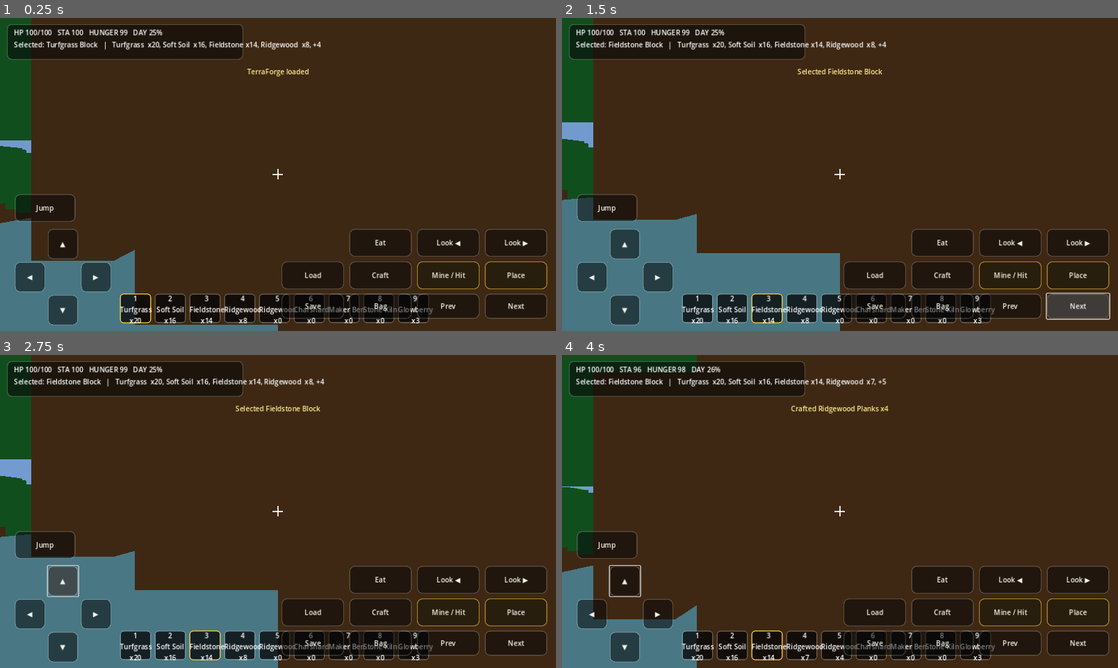
Above: before the commit, frames 1-4 (two rows, left to right).
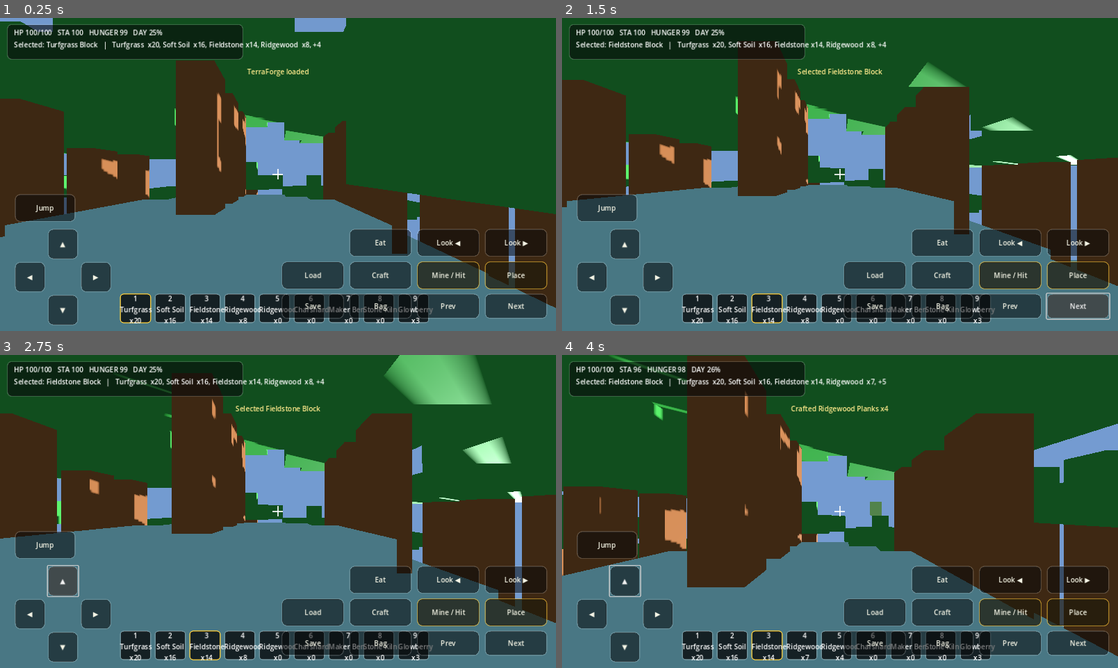
Above: after the commit, the same moments.

Repository: krishbanker1/krishbanker-godotgamedemo
Game: Godot game, scene res://scenes/main.tscn
Two runs of this game, one before a commit and one after it. Both use one fixed random seed, a clock stepped at 60 frames per second and the inputs below.
Inputs (mouse positions are in pixels of both pictures, inside the frame that each line leads up to):
- Up to frame 1 (0.25 s): no input
- Up to frame 2 (1.5 s): click (1079, 305) at 0.5 s, where only the run after the commit has a clickable "Next"; click (1079, 305) at 1.25 s, where only the run after the commit has a clickable "Next"
- Up to frame 3 (2.75 s): click (61, 580) at 2 s, where only the run after the commit has a clickable "▲"
- Up to frame 4 (4 s): tap Enter at 2.75 s; move the mouse to (867, 511) at 2.77 s; hold W from 2.78 s (still down); tap Tab at 2.85 s; click (867, 511) at 2.92 s; tap Space at 3.02, 3.77 s; move the mouse to (812, 511) at 3.52 s; tap C at 3.6 s

The runs differ from the first frame. In frame 1, 68% of the frame differs, in the area x 0-100%, y 0-100%; in frame 2, 55%; in frame 3, 56%; in frame 4, 54%.
Error in both runs: Invalid assignment of property or key 'text' with value of type 'String' on a base object of type 'Nil'. (res://scripts/hud.gd:229)

Commit message:
Fix mobile chunk loading and spawn terrain rendering

Diff:
--- a/scripts/world.gd
+++ b/scripts/world.gd
@@ -3,11 +3,11 @@
 
 const BLOCK_SIZE := 1.0
 const CHUNK_SIZE := 8
-const MAX_HEIGHT := 10
+const MAX_HEIGHT := 9
 const WORLD_FLOOR := 0
-const LOAD_RADIUS_CHUNKS := 3
-const UNLOAD_RADIUS_CHUNKS := 4
-const CHUNK_CHECK_INTERVAL := 0.5
+const LOAD_RADIUS_CHUNKS := 1
+const UNLOAD_RADIUS_CHUNKS := 2
+const CHUNK_CHECK_INTERVAL := 0.35
 
 var blocks: Dictionary = {}
 var block_ids: Dictionary = {}
@@ -17,14 +17,16 @@
 var loaded_chunks: Dictionary = {}
 var chunk_nodes: Dictionary = {}
 var player_ref: Node3D = null
-var chunk_check_timer := 0.0
-var current_center_chunk := Vector2i(999999, 999999)
+var chunk_check_timer: float = 0.0
+var current_center_chunk: Vector2i = Vector2i(999999, 999999)
+var bonus_spawned: bool = false
 
 func _ready() -> void:
 	add_to_group("voxel_world")
 	_create_materials()
 	player_ref = get_node_or_null("../Player") as Node3D
 	_update_chunks(true)
+	_position_player_safely()
 
 func _process(delta: float) -> void:
 	chunk_check_timer -= delta
@@ -33,71 +35,85 @@
 		_update_chunks(false)
 
 func _create_materials() -> void:
-	for block_id in GameRegistry.BLOCKS.keys():
+	for raw_id in GameRegistry.BLOCKS.keys():
+		var block_id: String = str(raw_id)
 		if block_id == GameRegistry.AIR:
 			continue
-		materials[block_id] = _make_material(GameRegistry.block_color(str(block_id)))
+		materials[block_id] = _make_material(GameRegistry.block_color(block_id))
 
 func _make_material(color: Color) -> StandardMaterial3D:
-	var material := StandardMaterial3D.new()
+	var material: StandardMaterial3D = StandardMaterial3D.new()
 	material.albedo_color = color
-	material.roughness = 0.9
+	material.roughness = 0.82
 	return material
+
+func _position_player_safely() -> void:
+	if player_ref == null:
+		return
+	var sx: int = 8
+	var sz: int = 8
+	var height: int = int(height_map.get(Vector2i(sx, sz), 6))
+	if player_ref.global_position.y < float(height + 2):
+		player_ref.global_position = Vector3(float(sx) + 0.5, float(height) + 2.0, float(sz) + 0.5)
 
 func _player_chunk_coord() -> Vector2i:
 	if player_ref == null:
 		return Vector2i.ZERO
-	var bx := floori(player_ref.global_position.x / BLOCK_SIZE)
-	var bz := floori(player_ref.global_position.z / BLOCK_SIZE)
+	var bx: int = floori(player_ref.global_position.x / BLOCK_SIZE)
+	var bz: int = floori(player_ref.global_position.z / BLOCK_SIZE)
 	return Vector2i(floori(float(bx) / float(CHUNK_SIZE)), floori(float(bz) / float(CHUNK_SIZE)))
 
 func _update_chunks(force: bool) -> void:
 	if player_ref == null:
 		player_ref = get_node_or_null("../Player") as Node3D
-	var center := _player_chunk_coord()
+	var center: Vector2i = _player_chunk_coord()
 	if not force and center == current_center_chunk:
 		return
 	current_center_chunk = center
 
 	for cx in range(center.x - LOAD_RADIUS_CHUNKS, center.x + LOAD_RADIUS_CHUNKS + 1):
 		for cz in range(center.y - LOAD_RADIUS_CHUNKS, center.y + LOAD_RADIUS_CHUNKS + 1):
-			var coord := Vector2i(cx, cz)
+			var coord: Vector2i = Vector2i(cx, cz)
 			if not loaded_chunks.has(coord):
 				_generate_chunk(coord)
 
 	var to_unload: Array[Vector2i] = []
-	for coord in loaded_chunks.keys():
-		var dist := max(abs(coord.x - center.x), abs(coord.y - center.y))
+	for raw_coord in loaded_chunks.keys():
+		var chunk_coord: Vector2i = raw_coord
+		var dist: int = max(abs(chunk_coord.x - center.x), abs(chunk_coord.y - center.y))
 		if dist > UNLOAD_RADIUS_CHUNKS:
-			to_unload.append(coord)
-	for coord in to_unload:
-		_unload_chunk(coord)
+			to_unload.append(chunk_coord)
+	for chunk_coord in to_unload:
+		_unload_chunk(chunk_coord)
 
 func _generate_chunk(coord: Vector2i) -> void:
 	loaded_chunks[coord] = true
 	var block_list: Array[Vector3i] = []
-	var origin_x := coord.x * CHUNK_SIZE
-	var origin_z := coord.y * CHUNK_SIZE
+	var origin_x: int = coord.x * CHUNK_SIZE
+	var origin_z: int = coord.y * CHUNK_SIZE
 
 	for lx in range(CHUNK_SIZE):
 		for lz in range(CHUNK_SIZE):
-			var x := origin_x + lx
-			var z := origin_z + lz
-			var biome_id := GameRegistry.biome_at(x, z)
-			var height := _height_for_column(x, z, biome_id)
+			var x: int = origin_x + lx
+			var z: int = origin_z + lz
+			var biome_id: String = GameRegistry.biome_at(x, z)
+			var height: int = _height_for_column(x, z, biome_id)
 			height_map[Vector2i(x, z)] = height
 			for y in range(height):
-				var placed := set_block(Vector3i(x, y, z), _block_for_depth(x, y, z, height, biome_id))
+				var pos: Vector3i = Vector3i(x, y, z)
+				var placed: bool = set_block(pos, _block_for_depth(x, y, z, height, biome_id))
 				if placed:
-					block_list.append(Vector3i(x, y, z))
-
-	var tree_blocks := _generate_trees_in_chunk(coord, origin_x, origin_z)
+					block_list.append(pos)
+
+	var tree_blocks: Array[Vector3i] = _generate_trees_in_chunk(origin_x, origin_z)
 	block_list.append_array(tree_blocks)
 
 	if coord == Vector2i.ZERO:
-		var marker_blocks := _spawn_marker_blocks()
+		var marker_blocks: Array[Vector3i] = _spawn_marker_blocks()
 		block_list.append_array(marker_blocks)
-		_spawn_bonus_items()
+		if not bonus_spawned:
+			bonus_spawned = true
+			_spawn_bonus_items()
 
 	chunk_nodes[coord] = block_list
 
@@ -106,14 +122,15 @@
 		loaded_chunks.erase(coord)
 		return
 	var block_list: Array = chunk_nodes[coord]
-	for block_position in block_list:
+	for raw_position in block_list:
+		var block_position: Vector3i = raw_position
 		remove_block(block_position)
 	chunk_nodes.erase(coord)
 	loaded_chunks.erase(coord)
 
 func _height_for_column(x: int, z: int, biome_id: String) -> int:
-	var wave := sin(float(x) * 0.31) + cos(float(z) * 0.27) + sin(float(x + z) * 0.14) + cos(float(x - z) * 0.10)
-	var base_height := 4 + int(round(wave * 1.35))
+	var wave: float = sin(float(x) * 0.31) + cos(float(z) * 0.27) + sin(float(x + z) * 0.14) + cos(float(x - z) * 0.10)
+	var base_height: int = 4 + int(round(wave * 1.25))
 	if biome_id == "dunes":
 		base_height -= 1
 	elif biome_id == "frostvale":
@@ -127,7 +144,7 @@
 		return GameRegistry.biome_surface(biome_id)
 	if y >= height - 3:
 		return GameRegistry.biome_subsoil(biome_id)
-	var ore := _ore_for_depth(x, y, z)
+	var ore: String = _ore_for_depth(x, y, z)
 	if ore != "":
 		return ore
 	if y <= 1:
@@ -135,7 +152,7 @@
 	return "stone"
 
 func _ore_for_depth(x: int, y: int, z: int) -> String:
-	var roll := int(abs(sin(float(x * 19 + z * 31 + y * 47)) * 10000.0)) % 100
+	var roll: int = int(abs(sin(float(x * 19 + z * 31 + y * 47)) * 10000.0)) % 100
 	if y <= 3 and roll < 9:
 		return "charshard_ore"
 	if y <= 3 and roll >= 9 and roll < 15:
@@ -150,39 +167,39 @@
 		return "voidstone_ore"
 	return ""
 
-func _generate_trees_in_chunk(coord: Vector2i, origin_x: int, origin_z: int) -> Array[Vector3i]:
+func _generate_trees_in_chunk(origin_x: int, origin_z: int) -> Array[Vector3i]:
 	var placed: Array[Vector3i] = []
 	for lx in range(CHUNK_SIZE):
 		for lz in range(CHUNK_SIZE):
-			var x := origin_x + lx
-			var z := origin_z + lz
-			var column := Vector2i(x, z)
+			var x: int = origin_x + lx
+			var z: int = origin_z + lz
+			var column: Vector2i = Vector2i(x, z)
 			if not height_map.has(column):
 				continue
-			var biome_id := GameRegistry.biome_at(x, z)
+			var biome_id: String = GameRegistry.biome_at(x, z)
 			if not GameRegistry.biome_allows_trees(biome_id):
 				continue
-			if int(abs(sin(float(x * 71 + z * 97)) * 1000.0)) % 15 != 0:
+			if int(abs(sin(float(x * 71 + z * 97)) * 1000.0)) % 13 != 0:
 				continue
-			var ground_y := int(height_map[column])
+			var ground_y: int = int(height_map[column])
 			for trunk_y in range(ground_y, ground_y + 4):
-				var pos := Vector3i(x, trunk_y, z)
-				if set_block(pos, "oak_log"):
-					placed.append(pos)
+				var trunk_pos: Vector3i = Vector3i(x, trunk_y, z)
+				if set_block(trunk_pos, "oak_log"):
+					placed.append(trunk_pos)
 			for tlx in range(-2, 3):
 				for tlz in range(-2, 3):
 					if abs(tlx) + abs(tlz) <= 3:
-						var leaf_pos := Vector3i(x + tlx, ground_y + 4, z + tlz)
+						var leaf_pos: Vector3i = Vector3i(x + tlx, ground_y + 4, z + tlz)
 						if set_block(leaf_pos, "leaf_block"):
 							placed.append(leaf_pos)
-			var top_pos := Vector3i(x, ground_y + 5, z)
+			var top_pos: Vector3i = Vector3i(x, ground_y + 5, z)
 			if set_block(top_pos, "leaf_block"):
 				placed.append(top_pos)
 	return placed
 
 func _spawn_marker_blocks() -> Array[Vector3i]:
 	var placed: Array[Vector3i] = []
-	var markers := [
+	var markers: Array = [
 		[Vector3i(9, 7, 8), "workbench"],
 		[Vector3i(10, 7, 8), "kiln"],
 		[Vector3i(11, 7, 8), "chest"],
@@ -190,7 +207,7 @@
 	]
 	for entry in markers:
 		var pos: Vector3i = entry[0]
-		var block_id: String = entry[1]
+		var block_id: String = str(entry[1])
 		if set_block(pos, block_id):
 			placed.append(pos)
 	return placed
@@ -216,23 +233,23 @@
 		return false
 	if blocks.has(block_position):
 		remove_block(block_position)
-	var block_data := GameRegistry.get_block(block_id)
+	var block_data: Dictionary = GameRegistry.get_block(block_id)
 	if not bool(block_data.get("solid", true)):
 		return false
-	var body := StaticBody3D.new()
+	var body: StaticBody3D = StaticBody3D.new()
 	body.name = "Block_%s_%s_%s" % [block_position.x, block_position.y, block_position.z]
 	body.position = Vector3(block_position) * BLOCK_SIZE + Vector3.ONE * (BLOCK_SIZE * 0.5)
 	body.set_meta("block_position", block_position)
 	body.set_meta("block_id", block_id)
 	body.add_to_group("voxel_blocks")
-	var mesh_instance := MeshInstance3D.new()
-	var mesh := BoxMesh.new()
+	var mesh_instance: MeshInstance3D = MeshInstance3D.new()
+	var mesh: BoxMesh = BoxMesh.new()
 	mesh.size = Vector3.ONE * BLOCK_SIZE
 	mesh_instance.mesh = mesh
 	mesh_instance.material_override = materials.get(block_id, materials.get("stone"))
 	body.add_child(mesh_instance)
-	var collision := CollisionShape3D.new()
-	var shape := BoxShape3D.new()
+	var collision: CollisionShape3D = CollisionShape3D.new()
+	var shape: BoxShape3D = BoxShape3D.new()
 	shape.size = Vector3.ONE * BLOCK_SIZE
 	collision.shape = shape
 	body.add_child(collision)
@@ -253,9 +270,9 @@
 	if collider == null or not collider.has_meta("block_position"):
 		return {}
 	var block_position: Vector3i = collider.get_meta("block_position")
-	var block_id := str(collider.get_meta("block_id"))
+	var block_id: String = str(collider.get_meta("block_id"))
 	remove_block(block_position)
-	var coord := Vector2i(floori(float(block_position.x) / float(CHUNK_SIZE)), floori(float(block_position.z) / float(CHUNK_SIZE)))
+	var coord: Vector2i = Vector2i(floori(float(block_position.x) / float(CHUNK_SIZE)), floori(float(block_position.z) / float(CHUNK_SIZE)))
 	if chunk_nodes.has(coord):
 		var list: Array = chunk_nodes[coord]
 		list.erase(block_position)
@@ -264,21 +281,21 @@
 func place_block_from_hit(hit_position: Vector3, hit_normal: Vector3, block_id: String) -> bool:
 	if block_id == "" or not GameRegistry.BLOCKS.has(block_id):
 		return false
-	var target := world_to_block(hit_position + hit_normal * 0.51)
+	var target: Vector3i = world_to_block(hit_position + hit_normal * 0.51)
 	if target.y < WORLD_FLOOR or target.y > 80:
 		return false
 	if has_block(target):
 		return false
-	var placed := set_block(target, block_id)
+	var placed: bool = set_block(target, block_id)
 	if placed:
-		var coord := Vector2i(floori(float(target.x) / float(CHUNK_SIZE)), floori(float(target.z) / float(CHUNK_SIZE)))
+		var coord: Vector2i = Vector2i(floori(float(target.x) / float(CHUNK_SIZE)), floori(float(target.z) / float(CHUNK_SIZE)))
 		if chunk_nodes.has(coord):
 			var list: Array = chunk_nodes[coord]
 			list.append(target)
 	return placed
 
 func spawn_pickup(item_id: String, amount: int, pos: Vector3) -> void:
-	var pickup := PickupItem.new()
+	var pickup: PickupItem = PickupItem.new()
 	pickup.setup(item_id, amount)
 	pickup.global_position = pos
 	get_parent().add_child(pickup)
